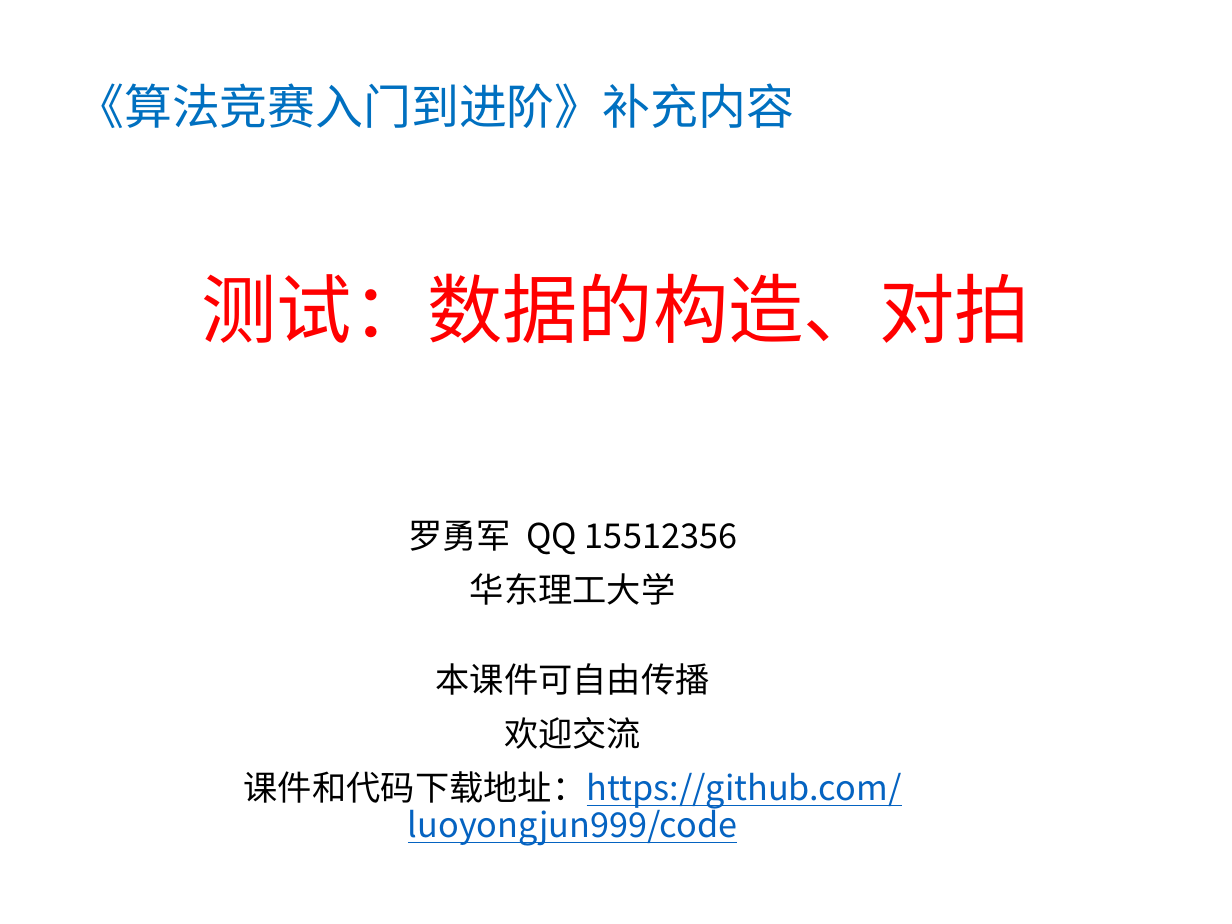
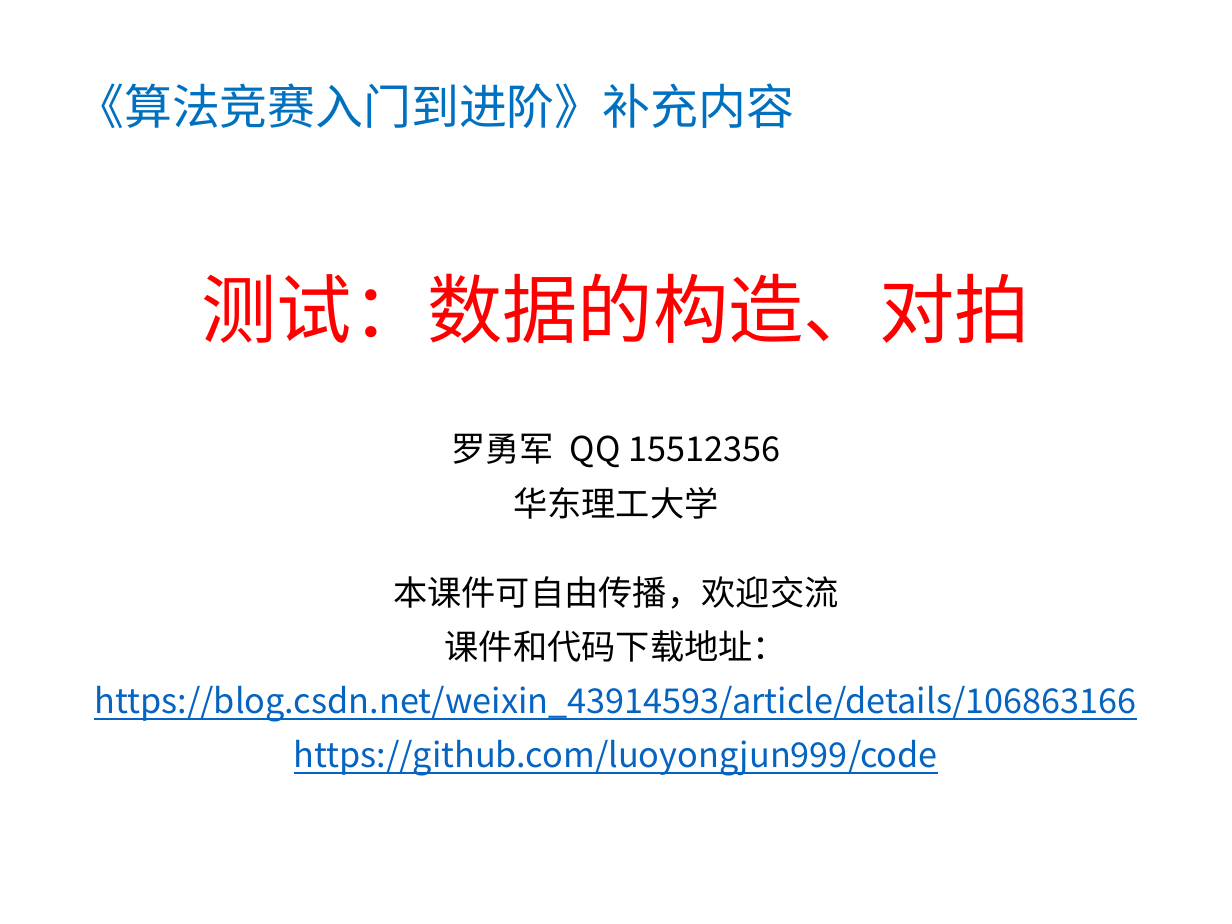
Before and after one commit to nbutacm/NBUTACM, a slide deck: slide 1 of 2018级/2019年暑期集训/测试数据与对拍.pptx. Drawn at 1232x924 pixels with LibreOffice and Linux fonts; fonts in the diff are those of the drawing. Boxes give left, top, right and bottom in pixels: in the first picture for what was removed or moved away, otherwise in the second. Text is boxed around its words. In the diff, an @@ line names an element or a change of style, - is before the commit and + after.

Commit message:
update 随机测试 增加mt19937

```diff
--- a/2018级/2019年暑期集训/测试数据与对拍.pptx
+++ b/2018级/2019年暑期集训/测试数据与对拍.pptx
@@ subtitle "罗勇军 QQ 15512356" moved from (x1=244, y1=520, x2=902, y2=846) to (x1=94, y1=433, x2=1136, y2=776) @@
@@ subtitle at (x1=94, y1=576, x2=1136, y2=776): text changed @@
-本课件可自由传播
-欢迎交流
-课件和代码下载地址：https://github.com/luoyongjun999/code
+本课件可自由传播，欢迎交流
+课件和代码下载地址：
+https://blog.csdn.net/weixin_43914593/article/details/106863166
+https://github.com/luoyongjun999/code
```
Also in this commit, not shown: 1 other slide changed, 4 slides added, 1 other file.
